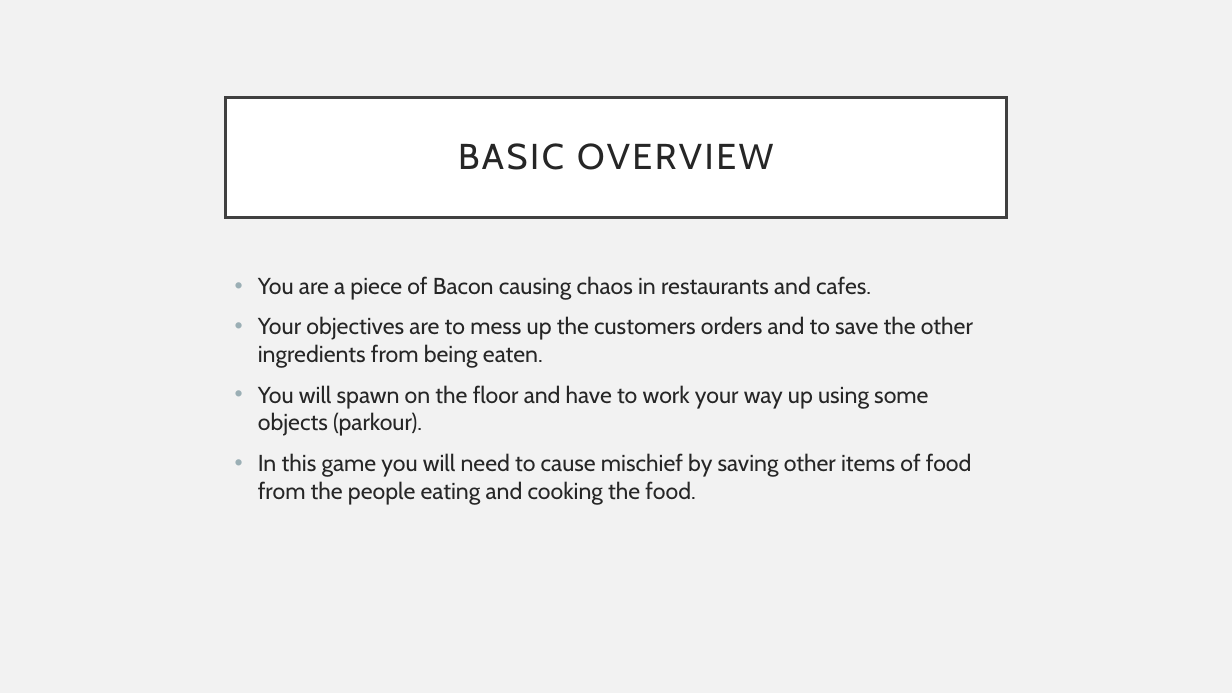
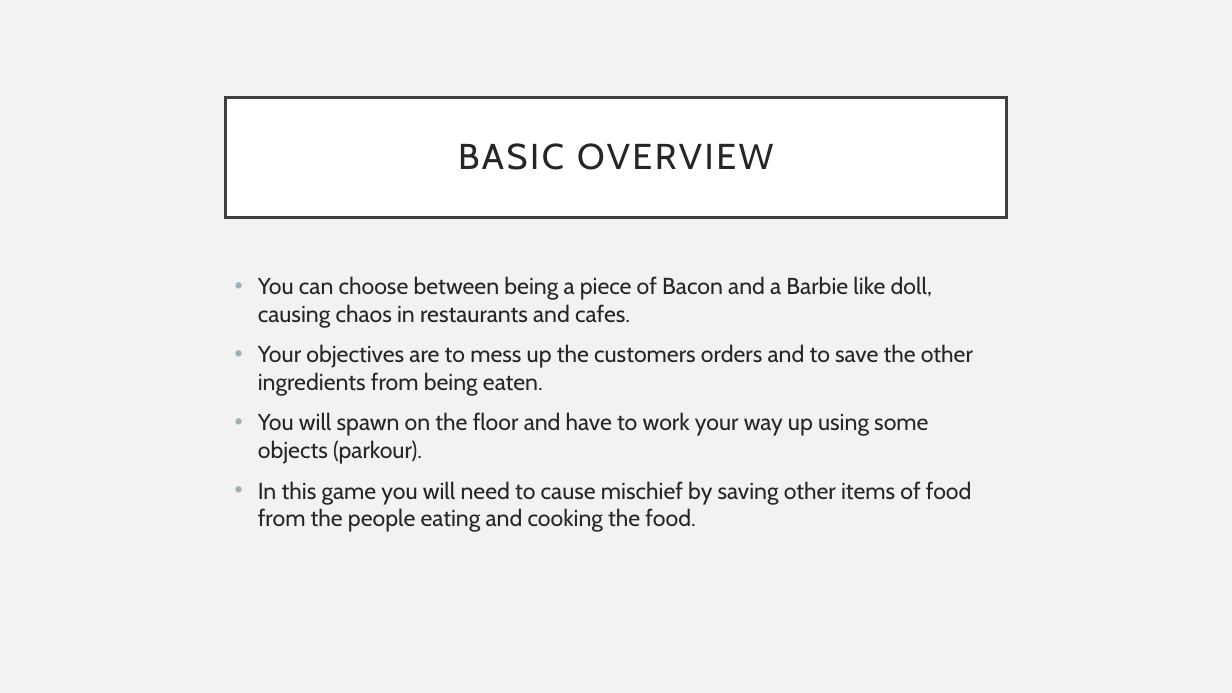
Before and after one commit to lcifty/College, a slide deck: slide 2 of College/FMP/Bacon Bandit.pptx. Drawn at 1232x693 pixels with LibreOffice and Linux fonts; fonts in the diff are those of the drawing. Boxes give left, top, right and bottom in pixels: in the first picture for what was removed or moved away, otherwise in the second. Text is boxed around its words. In the diff, an @@ line names an element or a change of style, - is before the commit and + after.

```diff
--- a/College/FMP/Bacon Bandit.pptx
+++ b/College/FMP/Bacon Bandit.pptx
@@ text at [258, 276, 932, 328]: text changed @@
-• You are a piece of Bacon causing chaos in restaurants and cafes.
+• You can choose between being a piece of Bacon and a Barbie like doll, causing chaos in restaurants and cafes.
```
Also in this commit, not shown: 5 other slides changed.
